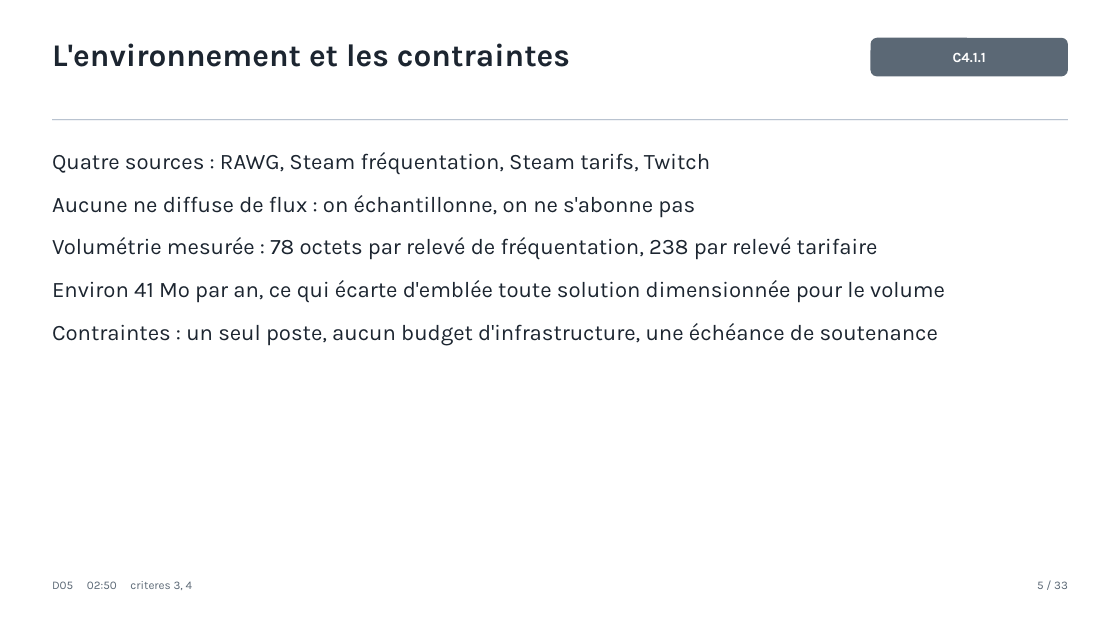
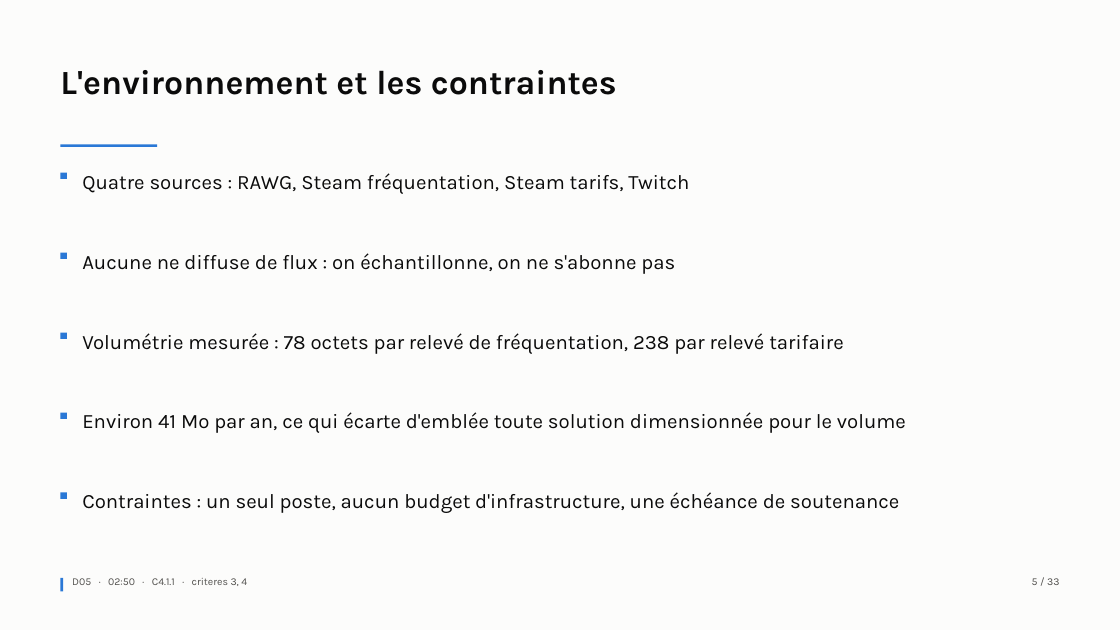
Before and after one commit to Mael8zinsou/gamelens-bloc4_0, a slide deck: slide 5 of docs/support_soutenance.pptx. Drawn at 1120x630 pixels with LibreOffice and Linux fonts; fonts in the diff are those of the drawing. Boxes give left, top, right and bottom in pixels: in the first picture for what was removed or moved away, otherwise in the second. Text is boxed around its words. In the diff, an @@ line names an element or a change of style, - is before the commit and + after.

```diff
--- a/docs/support_soutenance.pptx
+++ b/docs/support_soutenance.pptx
@@ rectangle added at [0, 0, 1120, 630], fill #FCFCFB @@
@@ rounded rectangle removed at [870, 38, 1068, 76] @@
-C4.1.1
@@ text "L'environnement et les contraintes": place and size @@
-text "L'environnement et les contraintes" at [52, 43, 570, 67]
+text "L'environnement et les contraintes" at [60, 70, 617, 95]
@@ text "L'environnement et les contraintes" at [60, 70, 617, 95]: size 27 to 29 pt, text colour #1C2530 to #0B0B0B @@
@@ rectangle removed at [52, 119, 1068, 120] @@
@@ rectangle added at [60, 145, 157, 147], fill #2A78D6 @@
@@ text at [52, 152, 710, 218]: paragraphs removed @@
-Quatre sources : RAWG, Steam fréquentation, Steam tarifs, Twitch
-Aucune ne diffuse de flux : on échantillonne, on ne s'abonne pas
@@ rectangle added at [60, 173, 66, 179], fill #2A78D6 @@
@@ text added at [82, 173, 689, 194], 17.5 pt, text #0B0B0B @@
+Quatre sources : RAWG, Steam fréquentation, Steam tarifs, Twitch
@@ rectangle added at [60, 253, 66, 259], fill #2A78D6 @@
@@ text added at [82, 253, 675, 274], 17.5 pt, text #0B0B0B @@
+Aucune ne diffuse de flux : on échantillonne, on ne s'abonne pas
@@ text at [52, 280, 945, 346]: paragraphs removed @@
-Environ 41 Mo par an, ce qui écarte d'emblée toute solution dimensionnée pour le volume
-Contraintes : un seul poste, aucun budget d'infrastructure, une échéance de soutenance
@@ text "Volumétrie mesurée : 78 octets ...": place and size @@
-text "Volumétrie mesurée : 78 octets ..." at [52, 152, 945, 346]
+text "Volumétrie mesurée : 78 octets ..." at [82, 333, 843, 354]
@@ text "Volumétrie mesurée : 78 octets ..." at [82, 333, 843, 354]: size 19 to 17.5 pt, text colour #1C2530 to #0B0B0B; indent changed; line spacing 1 to 1.15; less space between paragraphs @@
@@ rectangle added at [60, 333, 66, 339], fill #2A78D6 @@
@@ rectangle added at [60, 413, 66, 418], fill #2A78D6 @@
@@ text added at [82, 412, 906, 433], 17.5 pt, text #0B0B0B @@
+Environ 41 Mo par an, ce qui écarte d'emblée toute solution dimensionnée pour le volume
@@ rectangle added at [60, 492, 66, 498], fill #2A78D6 @@
@@ text added at [82, 492, 899, 513], 17.5 pt, text #0B0B0B @@
+Contraintes : un seul poste, aucun budget d'infrastructure, une échéance de soutenance
@@ rectangle added at [60, 578, 63, 592], fill #2A78D6 @@
@@ text at [72, 578, 247, 586]: text changed; size 10 to 9 pt; text colour #5B6875 to #52514E @@
-D05 02:50 criteres 3, 4
+D05 · 02:50 · C4.1.1 · criteres 3, 4
@@ text "5 / 33" at [1032, 578, 1059, 585]: size 10 to 9 pt, text colour #5B6875 to #52514E @@
```
Also in this commit, not shown: 27 other slides changed, 5 slides added, 5 slides removed, 1 other file.
